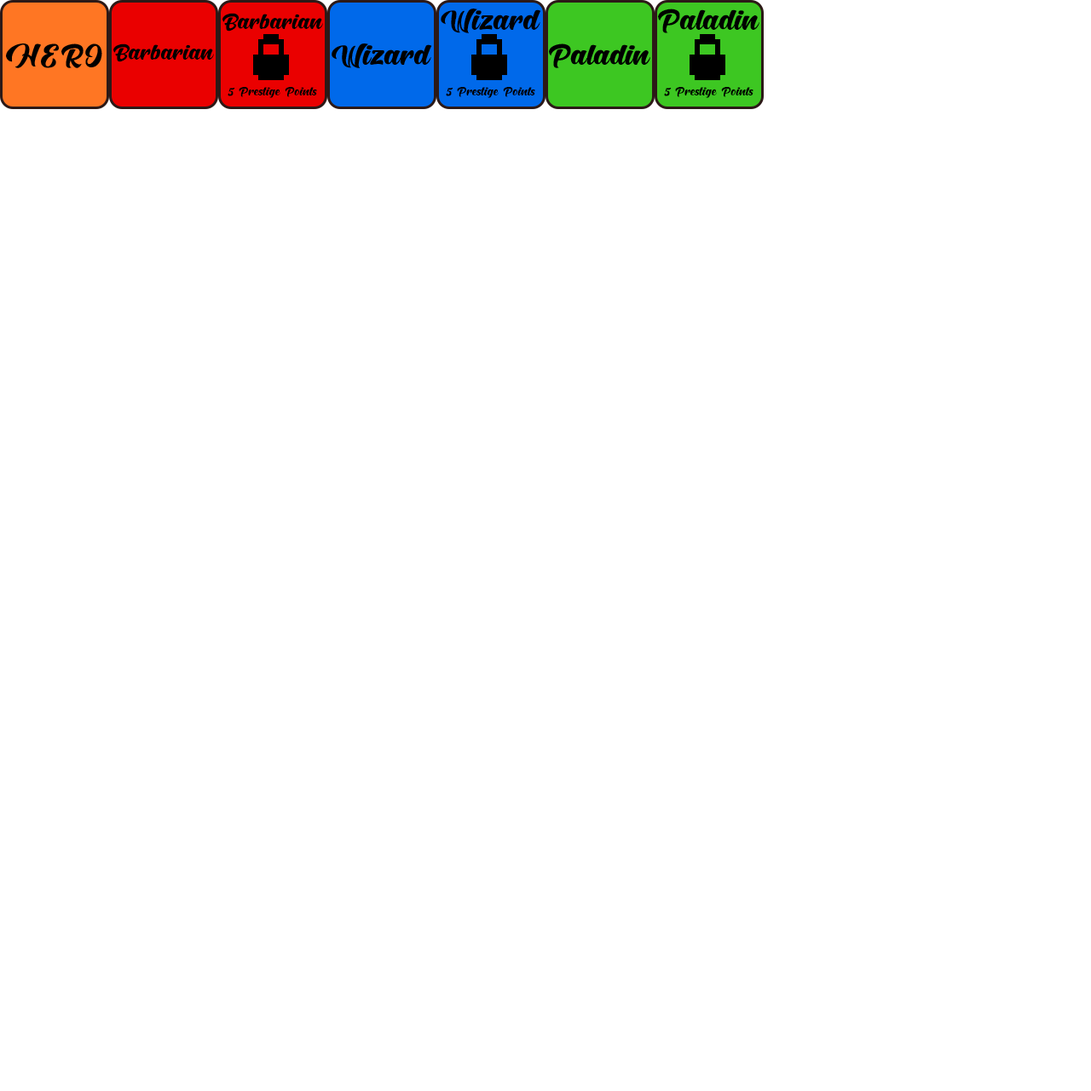
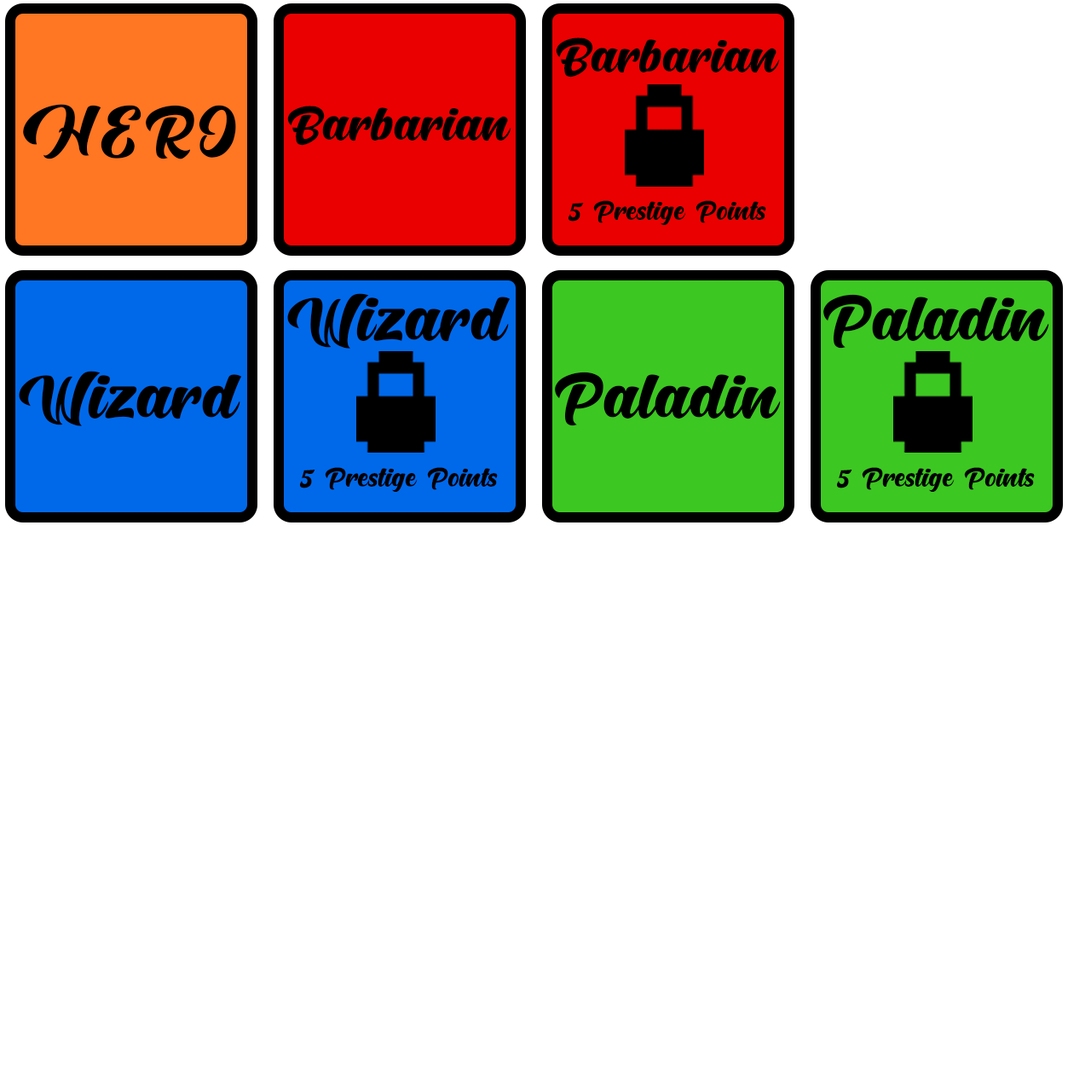
Layer changes from the first 1091 × 1091 image to the second:
showed group "Paladin_locked" (4 layers) over left=810, top=270, right=1064, bottom=523
painted on "Rectangle 1" (1st of 7, in "Paladin_locked") over left=810, top=270, right=1064, bottom=523
showed group "Paladin_unlocked" (2 layers) over left=542, top=7, right=795, bottom=523
painted on "Paladin" (2nd of 2, in "Paladin_unlocked") over left=555, top=51, right=782, bottom=427
painted on "Rectangle 1" (2nd of 7, in "Paladin_unlocked") over left=542, top=7, right=795, bottom=523
showed group "Wizard_locked" (4 layers) over left=273, top=7, right=645, bottom=523
painted on "Layer 3 copy 9" (2nd of 3, in "Wizard_locked") over left=356, top=41, right=607, bottom=453
painted on "5 Prestige Points" (2nd of 3, in "Wizard_locked") over left=299, top=94, right=635, bottom=493
painted on "Wizard" (1st of 2, in "Wizard_locked") over left=287, top=16, right=641, bottom=349
painted on "Rectangle 1" (3rd of 7, in "Wizard_locked") over left=273, top=7, right=645, bottom=523
showed group "Wizard_unlocked" (2 layers) over left=5, top=7, right=516, bottom=523
painted on "Wizard" (2nd of 2, in "Wizard_unlocked") over left=18, top=51, right=512, bottom=427
painted on "Rectangle 1" (4th of 7, in "Wizard_unlocked") over left=5, top=7, right=516, bottom=523
showed group "Barb_locked" (4 layers) over left=270, top=3, right=795, bottom=256
painted on "5 Prestige Points" (3rd of 3, in "Barb_locked") over left=279, top=94, right=767, bottom=226
painted on "Rectangle 1" (5th of 7, in "Barb_locked") over left=270, top=3, right=795, bottom=256
showed group "Barb_unlocked" (2 layers) over left=141, top=3, right=527, bottom=256
painted on "Rectangle 1" (6th of 7, in "Barb_unlocked") over left=141, top=3, right=527, bottom=256
showed group "Hero_unlocked" (2 layers) over left=5, top=3, right=258, bottom=256
…and 15 more changes (8 painted, 7 removed)
